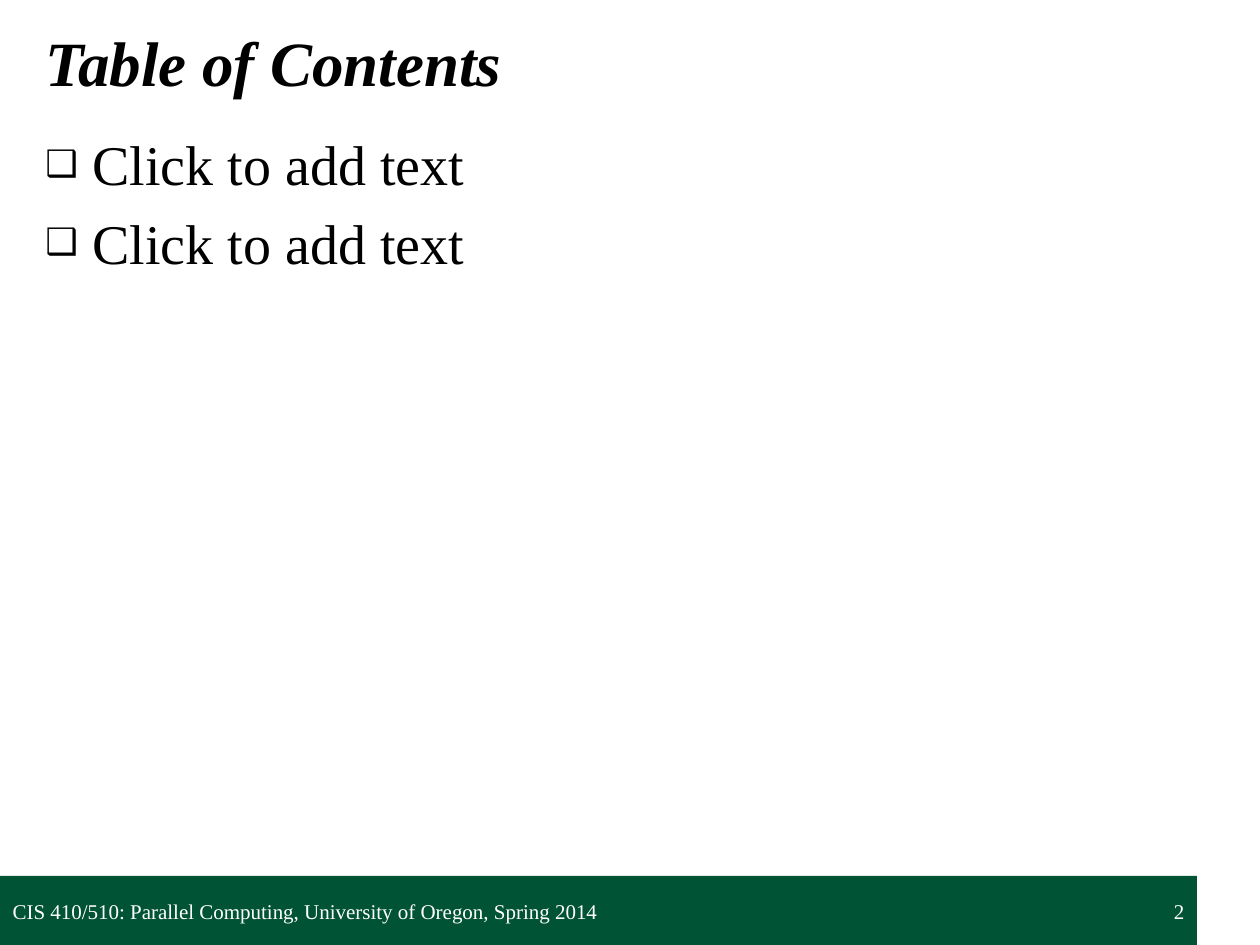
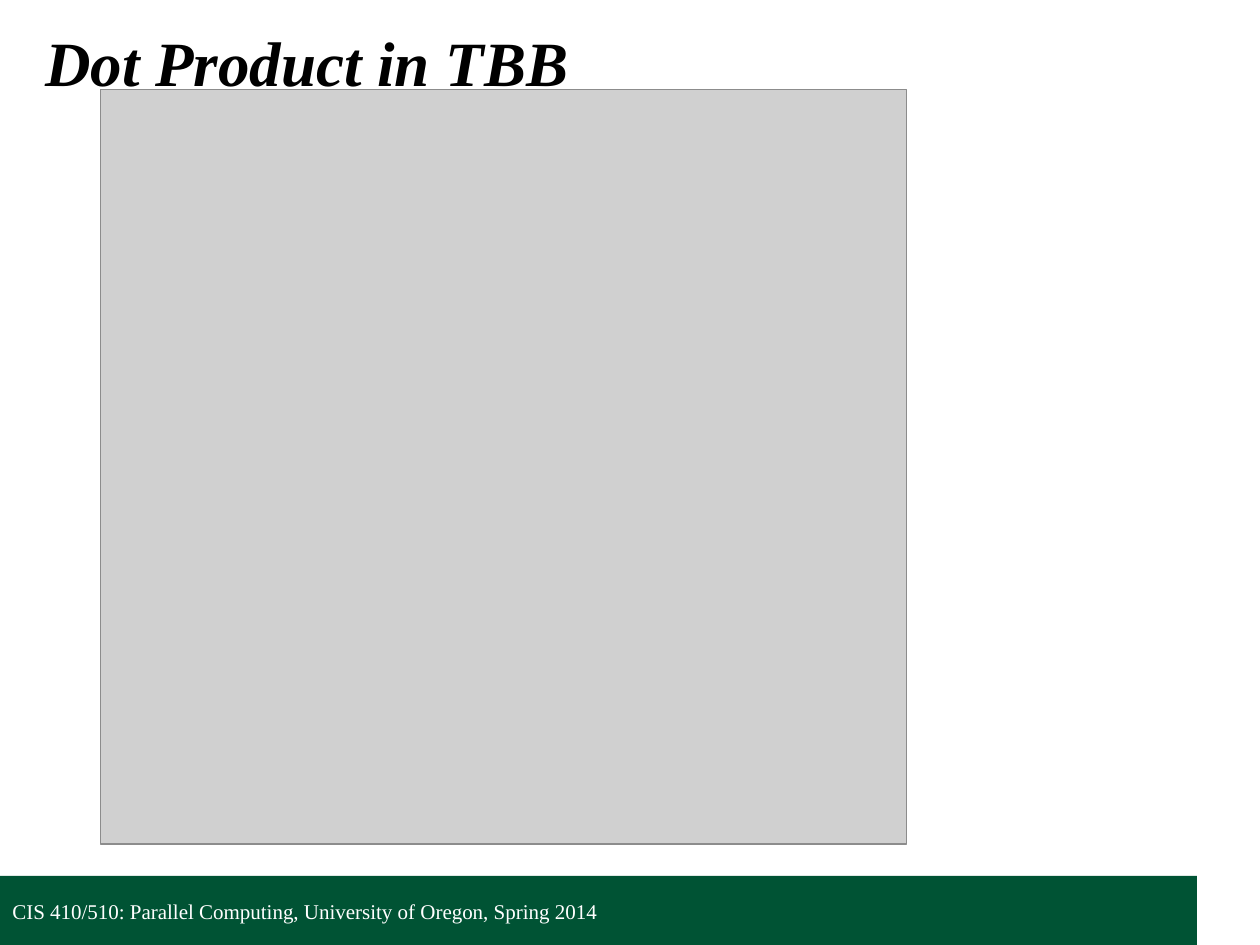
Before and after one commit to UOregonParallel/CourseMaterials, a slide deck: slide 18 of lecture_content/classSlides/2_collectivesPattern/collectivesPattern.pptx (slide 2 before the commit). Drawn at 1260x945 pixels with LibreOffice and Linux fonts; fonts in the diff are those of the drawing; grey boxes stand for pictures; background and template pictures are left out. Boxes give left, top, right and bottom in pixels: in the first picture for what was removed or moved away, otherwise in the second. Text is boxed around its words. In the diff, an @@ line names an element or a change of style, - is before the commit and + after.

```diff
--- a/lecture_content/classSlides/2_collectivesPattern/collectivesPattern.pptx
+++ b/lecture_content/classSlides/2_collectivesPattern/collectivesPattern.pptx
@@ text at [45,42,568,98]: text changed @@
-Table of Contents
+Dot Product in TBB
@@ picture added at [101,89,906,844] @@
@@ text removed at [93,146,464,265] @@
-❑ Click to add text
-❑ Click to add text
@@ page number removed at [1174,905,1184,919] @@
-2
```
Also in this commit, not shown: 3 other slides changed, 36 slides added, 1 other file.
